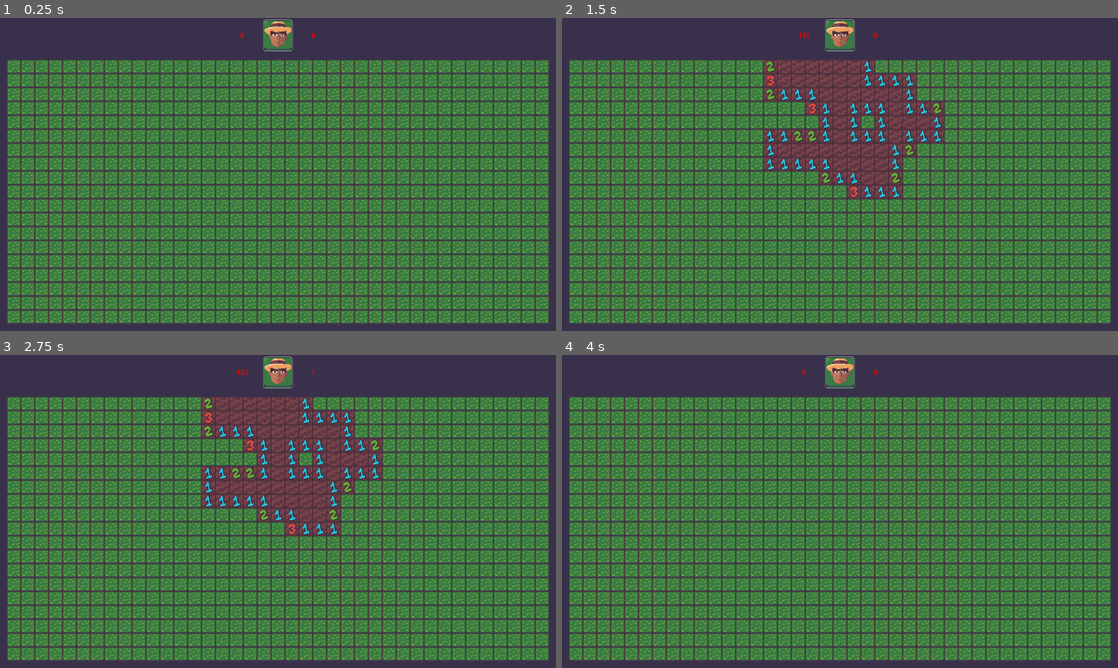
Above: before the commit, frames 1-4 (two rows, left to right).
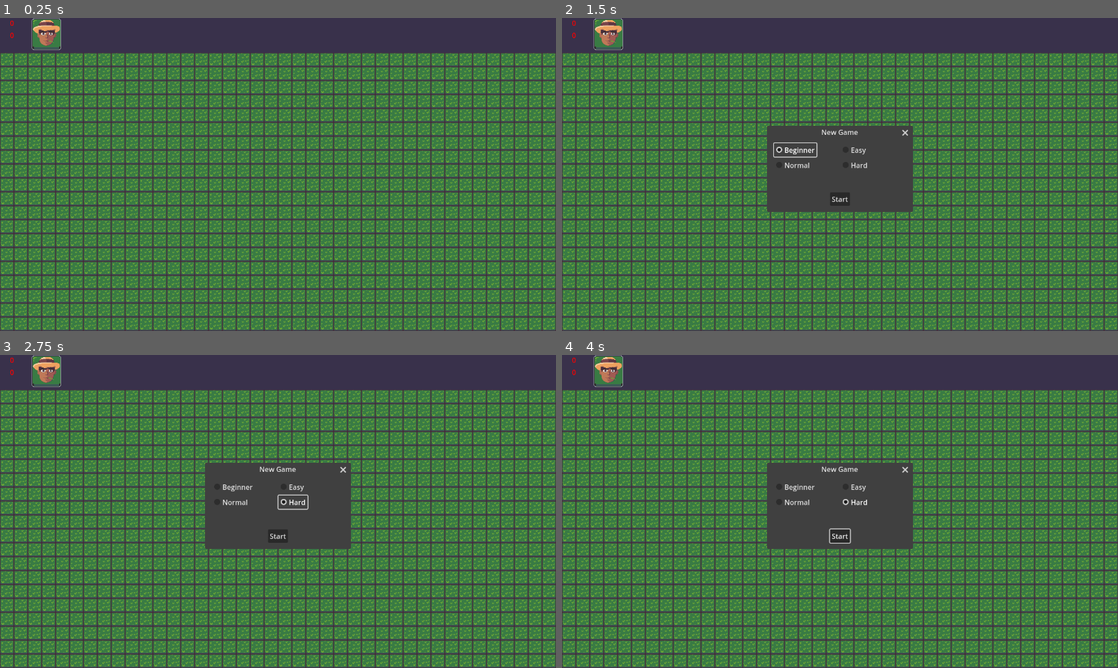
Above: after the commit, the same moments.

Repository: Hudell/campo-minado-de-bosta
Game: Godot game, scene res://main.tscn
Two runs of this game, one before a commit and one after it. Both use one fixed random seed, a clock stepped at 60 frames per second and the inputs below.
Inputs (mouse positions are in pixels of both pictures, inside the frame that each line leads up to; where the layout moved, square brackets give the same spot in the first picture):
- Up to frame 1 (0.25 s): no input
- Up to frame 2 (1.5 s): click (606, 33) [840, 36] at 0.5 s; click (795, 149) at 1.25 s, where only the run after the commit has a clickable "Beginner"
- Up to frame 3 (2.75 s): click (294, 502) at 2 s, where only the run after the commit has a clickable "Hard"
- Up to frame 4 (4 s): click (840, 536) at 2.75 s, where only the run after the commit has a clickable "Start"; click (606, 370) [840, 373] at 3.5 s

The runs differ from the first frame. In frame 1, 55% of the frame differs, in the area x 0-100%, y 0-100%; in frame 2, 58%; in frame 3, 58%; in frame 4, 56%.

Commit message:
QOL improvements

Diff:
--- a/main.tscn
+++ b/main.tscn
@@ -17,7 +17,7 @@
 theme_override_styles/panel = SubResource("StyleBoxFlat_hf6cd")
 
 [node name="MinesGrid" parent="Game" instance=ExtResource("1_f10nx")]
-position = Vector2(16, 0)
+position = Vector2(0, -16)
 
 [node name="Camera2D" type="Camera2D" parent="Game"]
 anchor_mode = 0
--- a/mines_grid.gd
+++ b/mines_grid.gd
@@ -1,8 +1,8 @@
 extends Node2D
 class_name MinesGrid
 
-@export var columns := 39
-@export var rows := 19
+@export var columns := 40
+@export var rows := 20
 @export var number_of_mines := 130
 
 signal flag_changed
@@ -24,23 +24,62 @@
 	"FLAG": Vector2i(0, 2),
 	"MINE": Vector2i(1, 2),
 	"DEFAULT": Vector2i(2, 2),
+	"HIGHLIGHT": Vector2i(3, 2),
 }
 
 var started = false
 var time_elapsed = 0
 var game_finished = false
 var game_lost = false
+var clicked_cell: Vector2i
+var is_clicked := false
+var clicked_mouse_button: MouseButton
+var paused = false
 
 func _ready() -> void:
 	clear_board()
 
 func _input(event: InputEvent) -> void:
-	if not event is InputEventMouseButton or not event.is_pressed():
+	if paused:
+		clear_click_data()
+		return
+
+	var is_click = event is InputEventMouseButton
+	var is_move = event is InputEventMouseMotion
+
+	if not is_click and not is_move:
 		return
 
 	var local_event = %DefaultLayer.make_input_local(event)
-	var clicked_cell = %DefaultLayer.local_to_map(local_event.position)
-	click_cell(clicked_cell, event.button_index)
+	var cell = %DefaultLayer.local_to_map(local_event.position)
+
+	if is_click:
+		mouse_click_event(event, cell)
+	else:
+		mouse_move_event(event, cell)
+
+func mouse_click_event(event: InputEventMouseButton, cell: Vector2i):
+	if event.is_pressed():
+		preview_click_cell(cell, event.button_index)
+		return
+
+	click_cell(cell, event.button_index)
+	clear_click_data()
+
+func mouse_move_event(_event: InputEventMouseMotion, cell: Vector2i):
+	if not is_clicked:
+		return
+	if clicked_cell == null or not is_valid_pos(clicked_cell):
+		return
+
+	if clicked_cell != cell:
+		clear_click_data()
+
+func change_difficulty(new_columns: int, new_rows: int, new_mines: int):
+	columns = new_columns
+	rows = new_rows
+	number_of_mines = new_mines
+	restart()
 
 func restart():
 	clear_board()
@@ -57,8 +96,30 @@
 func max_row() -> int:
 	return rows + 2
 
+func preview_click_cell(cell: Vector2i, mouse_button: MouseButton):
+	clear_highlights()
+	if not is_valid_pos(cell):
+		return
+
+	is_clicked = true
+	clicked_cell = cell
+	clicked_mouse_button = mouse_button
+
+	if mouse_button == MOUSE_BUTTON_RIGHT:
+		preview_right_click(cell)
+		return
+
+	if mouse_button == MOUSE_BUTTON_LEFT:
+		preview_left_click(cell)
+		return
+
+func clear_click_data():
+	is_clicked = false
+	clear_highlights()
+
 func click_cell(cell: Vector2i, mouse_button: MouseButton):
-	if not is_valid_pos(cell):
+	if not is_valid_pos(cell) or not is_clicked or clicked_mouse_button != mouse_button:
+		clear_click_data()
 		return
 
 	if mouse_button == MOUSE_BUTTON_RIGHT:
@@ -68,6 +129,22 @@
 	if mouse_button == MOUSE_BUTTON_LEFT:
 		left_click(cell)
 		return
+
+func preview_left_click(pos: Vector2i):
+	if game_lost or game_finished:
+		return
+
+	if not started:
+		return
+
+	if is_flagged(pos):
+		return
+
+	if is_hidden(pos):
+		highlight_cells([pos])
+		return
+
+	highlight_unflagged_cells_around(pos)
 
 func left_click(pos: Vector2i):
 	if game_lost or game_finished:
@@ -76,6 +153,9 @@
 	if not started:
 		build_board(pos)
 		started = true
+
+	if is_flagged(pos):
+		return
 
 	if is_hidden(pos):
 		reveal_cell(pos)
@@ -102,20 +182,28 @@
 		lose_game()
 		set_tile_cell(%MineLayer, pos, "BLOWN_MINE")
 
+func highlight_unflagged_cells_around(pos: Vector2i):
+	var cells = get_mines_to_flag(pos, false)
+	highlight_cells(cells)
+
 func reveal_unflagged_cells_around(pos: Vector2i):
-	if is_hidden(pos):
-		return
-
-	var area = get_area_around_tile(pos, 1, true)
-	var number_of_mines_here = get_number_of_mines_in_list(area)
-	var number_of_known_mines = get_number_of_flags_and_revealed_mines_in_list(area)
-
-	if number_of_known_mines < number_of_mines_here:
-		return
-
-	var cells = get_unflagged_hidden_cells_in_list(area)
+	var cells = get_mines_to_flag(pos, true)
 	for cell_pos in cells:
 		reveal_cell(cell_pos)
+
+func get_mines_to_flag(pos: Vector2i, validate_numbers: bool) -> Array[Vector2i]:
+	if is_hidden(pos):
+		return []
+
+	var area = get_area_around_tile(pos, 1, true)
+	if validate_numbers:
+		var number_of_mines_here = get_number_of_mines_in_list(area)
+		var number_of_known_mines = get_number_of_flags_and_revealed_mines_in_list(area)
+
+		if number_of_known_mines < number_of_mines_here:
+			return []
+
+	return get_unflagged_hidden_cells_in_list(area)
 
 func reveal_mines_in_tiles(tiles: Array[Vector2i]):
 	for pos in tiles:
@@ -138,21 +226,31 @@
 	set_tile_cell(%DefaultLayer, pos, "DEFAULT")
 	emit_signal('flag_changed')
 
+func highlight_hidden_cells_around(pos: Vector2i):
+	var cells = get_cells_to_flag_around(pos, false)
+	highlight_cells(cells)
+
 func flag_hidden_cells_around(pos: Vector2i):
-	if is_hidden(pos):
-		return
-
-	var area = get_area_around_tile(pos, 1, true)
-
-	var number_of_mines_here = get_number_of_mines_in_list(area)
-	var number_of_known_mines = get_number_of_flags_and_revealed_mines_in_list(area)
-	var cells = get_unflagged_hidden_cells_in_list(area)
-
-	if number_of_mines_here < number_of_known_mines + cells.size():
-		return
+	var cells = get_cells_to_flag_around(pos, true)
 
 	for cell_pos in cells:
 		flag_cell(cell_pos)
+
+func get_cells_to_flag_around(pos: Vector2i, validate_numbers: bool) -> Array[Vector2i]:
+	if is_hidden(pos):
+		return [pos]
+
+	var area = get_area_around_tile(pos, 1, true)
+	var cells = get_unflagged_hidden_cells_in_list(area)
+
+	if validate_numbers:
+		var number_of_mines_here = get_number_of_mines_in_list(area)
+		var number_of_known_mines = get_number_of_flags_and_revealed_mines_in_list(area)
+
+		if number_of_mines_here < number_of_known_mines + cells.size():
+			return []
+
+	return cells
 
 func remove_all_flags():
 	var cells = get_all_cells()
@@ -160,16 +258,22 @@
 		if is_flagged(pos):
 			unflag_cell(pos)
 
+func preview_right_click(pos: Vector2i):
+	if game_lost or game_finished:
+		return
+
+	if is_flagged(pos):
+		highlight_cells([pos])
+		return
+
+	highlight_hidden_cells_around(pos)
+
 func right_click(pos: Vector2i):
 	if game_lost or game_finished:
 		return
 
 	if is_flagged(pos):
 		unflag_cell(pos)
-		return
-
-	if is_hidden(pos):
-		flag_cell(pos)
 		return
 
 	flag_hidden_cells_around(pos)
@@ -189,27 +293,29 @@
 	if not %Timer.is_stopped():
 		%Timer.stop()
 
-	for i in rows:
-		for j in columns:
-			var cell_coord = Vector2i(min_column() + j, min_row() + i)
-
-			set_tile_cell(%DefaultLayer, cell_coord, "DEFAULT")
+	var cells = get_all_cells()
+	for pos in cells:
+		set_tile_cell(%DefaultLayer, pos, "DEFAULT")
+
+func clear_highlights():
+	%HighlightLayer.clear()
+
+func highlight_cells(cells: Array[Vector2i]):
+	for pos in cells:
+		set_tile_cell(%HighlightLayer, pos, "HIGHLIGHT")
 
 func build_board(safe_pos: Vector2i = Vector2.INF):
 	clear_board()
-
 	place_mines(safe_pos)
 
-	for i in rows:
-		for j in columns:
-			var cell_coord = Vector2i(min_column() + j, min_row() + i)
-
-			if not is_bomb(cell_coord):
-				var qtt = get_number_of_mines_near_tile(cell_coord)
-				if qtt == 0:
-					set_tile_cell(%MineLayer, cell_coord, "CLEAR")
-				else:
-					set_tile_cell(%MineLayer, cell_coord, str(qtt))
+	var cells = get_all_cells()
+	for pos in cells:
+		if not is_bomb(pos):
+			var qtt = get_number_of_mines_near_tile(pos)
+			if qtt == 0:
+				set_tile_cell(%MineLayer, pos, "CLEAR")
+			else:
+				set_tile_cell(%MineLayer, pos, str(qtt))
 
 	if is_valid_pos(safe_pos):
 		started = true
--- a/mines_grid.tscn
+++ b/mines_grid.tscn
@@ -21,6 +21,7 @@
 1:2/0 = 0
 1:2/0/custom_data_0 = true
 2:2/0 = 0
+3:2/0 = 0
 
 [sub_resource type="TileSet" id="TileSet_a8ugx"]
 tile_size = Vector2i(32, 32)
@@ -40,6 +41,10 @@
 unique_name_in_owner = true
 tile_set = SubResource("TileSet_a8ugx")
 
+[node name="HighlightLayer" type="TileMapLayer" parent="."]
+unique_name_in_owner = true
+tile_set = SubResource("TileSet_a8ugx")
+
 [node name="Timer" type="Timer" parent="."]
 unique_name_in_owner = true
 
--- a/ui.gd
+++ b/ui.gd
@@ -47,7 +47,9 @@
 
 func _on_game_button_pressed() -> void:
 	if game != null:
-		game.restart()
+		game.paused = true
+
+		$AcceptDialog.popup()
 
 func update_mines_left():
 	%MinesLabel.text = str(get_mines_left())
@@ -60,3 +62,26 @@
 
 	%GameButton.visible = not lost
 	%GameLostButton.visible = lost
+
+
+func _on_accept_dialog_confirmed() -> void:
+	if game != null:
+		game.paused = false
+
+		if %Beginner.button_pressed:
+			game.change_difficulty(10, 10, 20)
+			return
+		if %Easy.button_pressed:
+			game.change_difficulty(20, 20, 70)
+			return
+		if %Normal.button_pressed:
+			game.change_difficulty(40, 20, 130)
+			return
+		if %Hard.button_pressed:
+			game.change_difficulty(40, 20, 200)
+			return
+
+
+func _on_accept_dialog_canceled() -> void:
+	if game != null:
+		game.paused = false
--- a/ui.tscn
+++ b/ui.tscn
@@ -7,16 +7,18 @@
 [ext_resource type="Texture2D" uid="uid://cefhjenmj7yy6" path="res://assets/button_disgusted_pressed.png" id="5_k6qee"]
 
 [sub_resource type="StyleBoxFlat" id="StyleBoxFlat_xjy4p"]
-bg_color = Color(0.223529, 0.192157, 0.294118, 1)
+bg_color = Color(0.223529, 0.192157, 0.294118, 0)
 
 [sub_resource type="StyleBoxFlat" id="StyleBoxFlat_ql4e8"]
-bg_color = Color(0.223529, 0.192157, 0.294118, 1)
+bg_color = Color(0.223529, 0.192157, 0.294118, 0)
+
+[sub_resource type="ButtonGroup" id="ButtonGroup_g2lgp"]
 
 [node name="UI" type="CanvasLayer"]
 script = ExtResource("1_bo8mo")
 
 [node name="PanelContainer" type="PanelContainer" parent="."]
-custom_minimum_size = Vector2(0, 80)
+custom_minimum_size = Vector2(0, 64)
 anchors_preset = 10
 anchor_right = 1.0
 grow_horizontal = 2
@@ -25,17 +27,21 @@
 
 [node name="HBoxContainer" type="HBoxContainer" parent="PanelContainer"]
 layout_mode = 2
-size_flags_horizontal = 4
+size_flags_horizontal = 0
 size_flags_vertical = 4
 theme_override_constants/separation = 20
 
-[node name="MinesLeft" type="Panel" parent="PanelContainer/HBoxContainer"]
-custom_minimum_size = Vector2(50, 30)
+[node name="VBoxContainer" type="VBoxContainer" parent="PanelContainer/HBoxContainer"]
+layout_mode = 2
+size_flags_horizontal = 0
+
+[node name="MinesLeft" type="Panel" parent="PanelContainer/HBoxContainer/VBoxContainer"]
+custom_minimum_size = Vector2(50, 24)
 layout_mode = 2
 size_flags_horizontal = 4
 theme_override_styles/panel = SubResource("StyleBoxFlat_ql4e8")
 
-[node name="MinesLabel" type="Label" parent="PanelContainer/HBoxContainer/MinesLeft"]
+[node name="MinesLabel" type="Label" parent="PanelContainer/HBoxContainer/VBoxContainer/MinesLeft"]
 unique_name_in_owner = true
 layout_mode = 1
 anchors_preset = 8
@@ -43,15 +49,38 @@
 anchor_top = 0.5
 anchor_right = 0.5
 anchor_bottom = 0.5
-offset_left = -25.0
-offset_top = -15.0
-offset_right = 25.0
-offset_bottom = 15.0
+offset_left = -2.0
+offset_top = -12.0
+offset_right = 48.0
+offset_bottom = 11.0
 grow_horizontal = 2
 grow_vertical = 2
 theme_override_colors/font_color = Color(1, 0, 0, 1)
 text = "100"
-horizontal_alignment = 1
+vertical_alignment = 1
+
+[node name="Timer" type="Panel" parent="PanelContainer/HBoxContainer/VBoxContainer"]
+custom_minimum_size = Vector2(50, 24)
+layout_mode = 2
+size_flags_horizontal = 4
+theme_override_styles/panel = SubResource("StyleBoxFlat_ql4e8")
+
+[node name="TimerLabel" type="Label" parent="PanelContainer/HBoxContainer/VBoxContainer/Timer"]
+unique_name_in_owner = true
+layout_mode = 1
+anchors_preset = 8
+anchor_left = 0.5
+anchor_top = 0.5
+anchor_right = 0.5
+anchor_bottom = 0.5
+offset_left = -2.0
+offset_top = -12.0
+offset_right = 48.0
+offset_bottom = 11.0
+grow_horizontal = 2
+grow_vertical = 2
+theme_override_colors/font_color = Color(1, 0, 0, 1)
+text = "100"
 vertical_alignment = 1
 
 [node name="GameButton" type="TextureButton" parent="PanelContainer/HBoxContainer"]
@@ -71,29 +100,47 @@
 texture_normal = ExtResource("4_ttmdh")
 texture_pressed = ExtResource("5_k6qee")
 
-[node name="Timer" type="Panel" parent="PanelContainer/HBoxContainer"]
-custom_minimum_size = Vector2(50, 30)
+[node name="AcceptDialog" type="AcceptDialog" parent="."]
+title = "New Game"
+initial_position = 2
+size = Vector2i(320, 160)
+ok_button_text = "Start"
+
+[node name="VBoxContainer" type="GridContainer" parent="AcceptDialog"]
+offset_left = 8.0
+offset_top = 8.0
+offset_right = 312.0
+offset_bottom = 111.0
+size_flags_horizontal = 4
+theme_override_constants/h_separation = 55
+columns = 2
+
+[node name="Beginner" type="CheckBox" parent="AcceptDialog/VBoxContainer"]
+unique_name_in_owner = true
 layout_mode = 2
-theme_override_styles/panel = SubResource("StyleBoxFlat_ql4e8")
+button_group = SubResource("ButtonGroup_g2lgp")
+text = "Beginner"
 
-[node name="TimerLabel" type="Label" parent="PanelContainer/HBoxContainer/Timer"]
+[node name="Easy" type="CheckBox" parent="AcceptDialog/VBoxContainer"]
 unique_name_in_owner = true
-layout_mode = 1
-anchors_preset = 8
-anchor_left = 0.5
-anchor_top = 0.5
-anchor_right = 0.5
-anchor_bottom = 0.5
-offset_left = -25.0
-offset_top = -15.0
-offset_right = 25.0
-offset_bottom = 15.0
-grow_horizontal = 2
-grow_vertical = 2
-theme_override_colors/font_color = Color(1, 0, 0, 1)
-text = "100"
-horizontal_alignment = 1
-vertical_alignment = 1
+layout_mode = 2
+button_group = SubResource("ButtonGroup_g2lgp")
+text = "Easy"
+
+[node name="Normal" type="CheckBox" parent="AcceptDialog/VBoxContainer"]
+unique_name_in_owner = true
+layout_mode = 2
+button_pressed = true
+button_group = SubResource("ButtonGroup_g2lgp")
+text = "Normal"
+
+[node name="Hard" type="CheckBox" parent="AcceptDialog/VBoxContainer"]
+unique_name_in_owner = true
+layout_mode = 2
+button_group = SubResource("ButtonGroup_g2lgp")
+text = "Hard"
 
 [connection signal="pressed" from="PanelContainer/HBoxContainer/GameButton" to="." method="_on_game_button_pressed"]
 [connection signal="pressed" from="PanelContainer/HBoxContainer/GameLostButton" to="." method="_on_game_button_pressed"]
+[connection signal="canceled" from="AcceptDialog" to="." method="_on_accept_dialog_canceled"]
+[connection signal="confirmed" from="AcceptDialog" to="." method="_on_accept_dialog_confirmed"]
Binary file changed: assets/minesweeper_tiles.png
Not shown, removed: mineweeper_atlas.png.import
Not shown: 1 places in ui.tscn that only renumber resources
